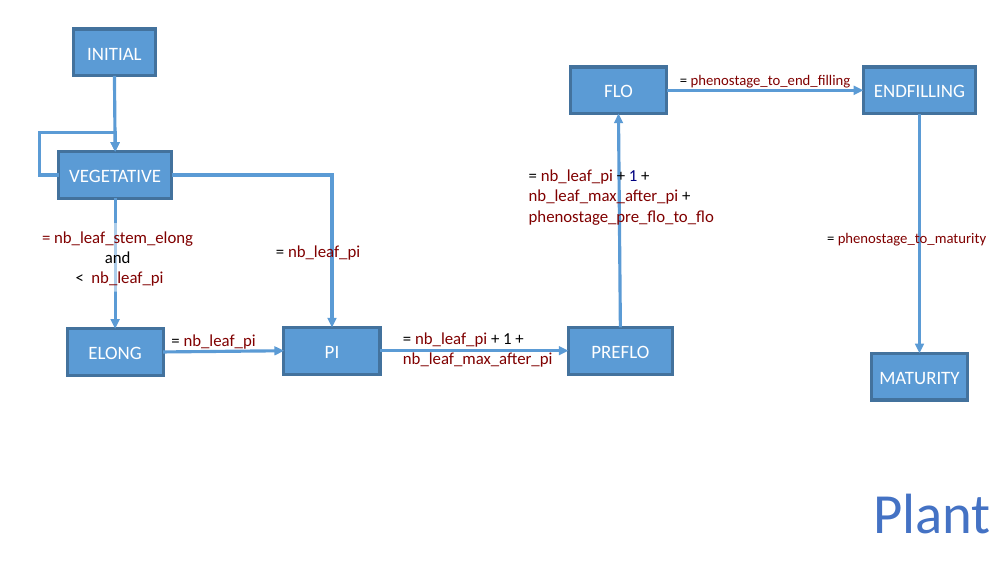
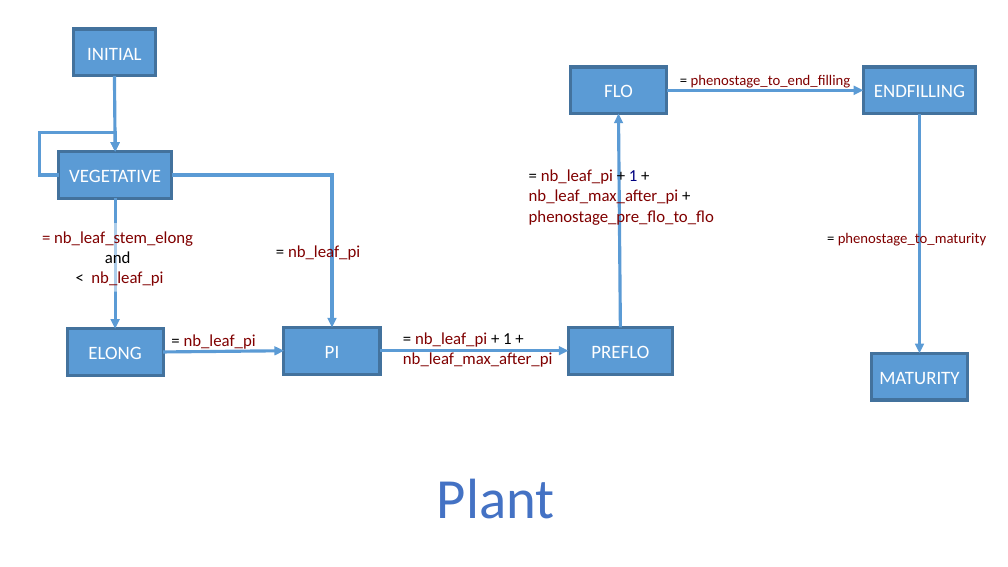
Before and after one commit to PAMDeveloper/Ecomeristem_2, a slide deck: slide 2 of doc/Phenology.pptx (slide 1 before the commit). Drawn at 1008x567 pixels with LibreOffice and Linux fonts; fonts in the diff are those of the drawing. Boxes give left, top, right and bottom in pixels: in the first picture for what was removed or moved away, otherwise in the second. Text is boxed around its words. In the diff, an @@ line names an element or a change of style, - is before the commit and + after.

```diff
--- a/doc/Phenology.pptx
+++ b/doc/Phenology.pptx
@@ text "Plant": place and size @@
-text "Plant" at <box>873,493,991,534</box>
+text "Plant" at <box>437,478,555,519</box>
```
Also in this commit, not shown: 1 other slide changed.
